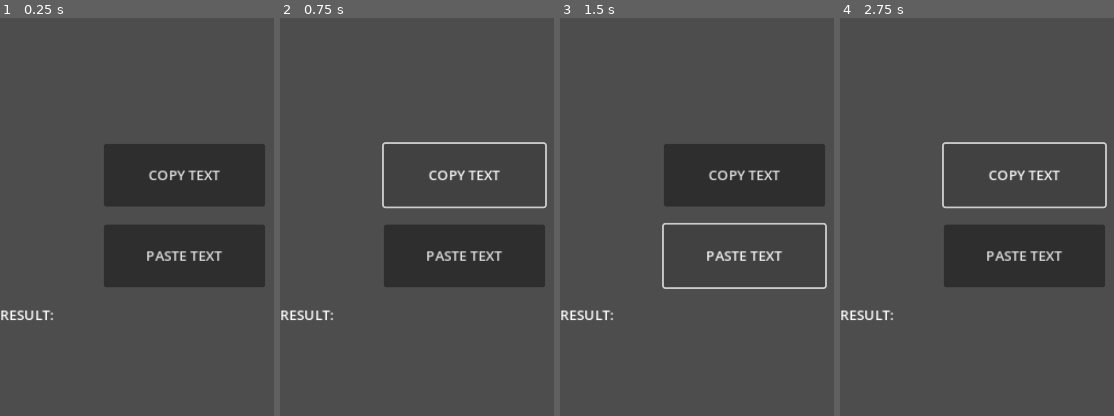
Above: before the commit, frames 1-4 (left to right).
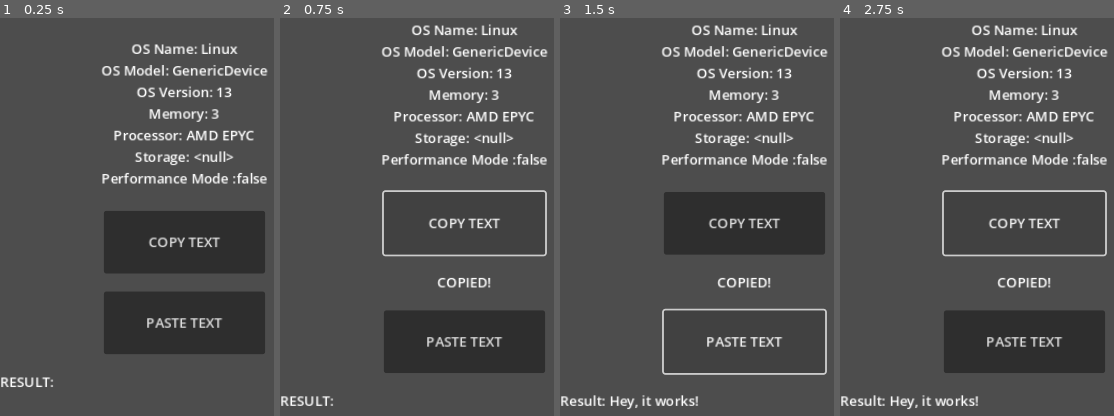
Above: after the commit, the same moments.

Repository: TimEngleSF/hardware_android_plugin
Game: Godot game, scene res://game.tscn
Two runs of this game, one before a commit and one after it. Both use one fixed random seed, a clock stepped at 60 frames per second and the inputs below.
Inputs:
- Up to frame 1 (0.25 s): no input
- Up to frame 2 (0.75 s): click "COPY TEXT" at 0.5 s
- Up to frame 3 (1.5 s): click "PASTE TEXT" at 1.25 s
- Up to frame 4 (2.75 s): click "COPY TEXT" at 2 s

The runs differ from the first frame. In frame 1, 26% of the frame differs, in the area x 0-98%, y 6-93%; in frame 2, 21%; in frame 3, 17%; in frame 4, 22%.
Error before the commit: Parse Error: Expected closing ")" after call arguments. (res://game.gd:39)

Commit message:
fix syntax bug

Diff:
--- a/demo_app/game.gd
+++ b/demo_app/game.gd
@@ -36,7 +36,7 @@
 		"OS Version: ", os_version, "\n",
 		"Memory: ", total_ram, "\n",
 		"Processor: ", OS.get_processor_name(), "\n",
-		"Storage: ", total_storage, "\n"
+		"Storage: ", total_storage, "\n",
 		"Performance Mode :", performance_mode
 		)
 
